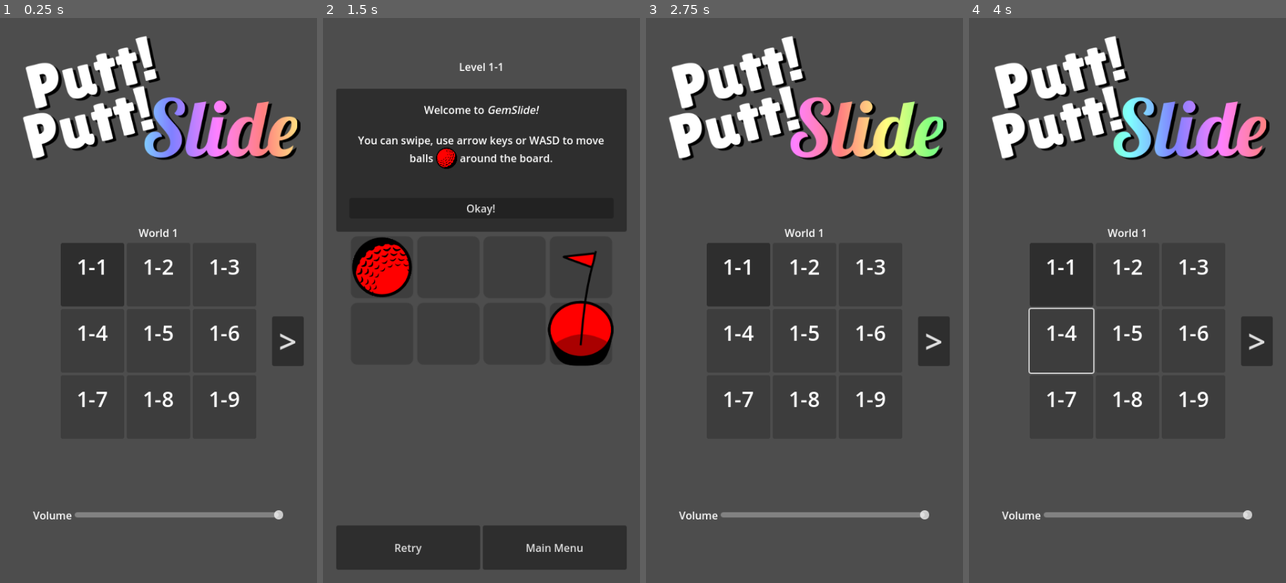
Above: before the commit, frames 1-4 (left to right).
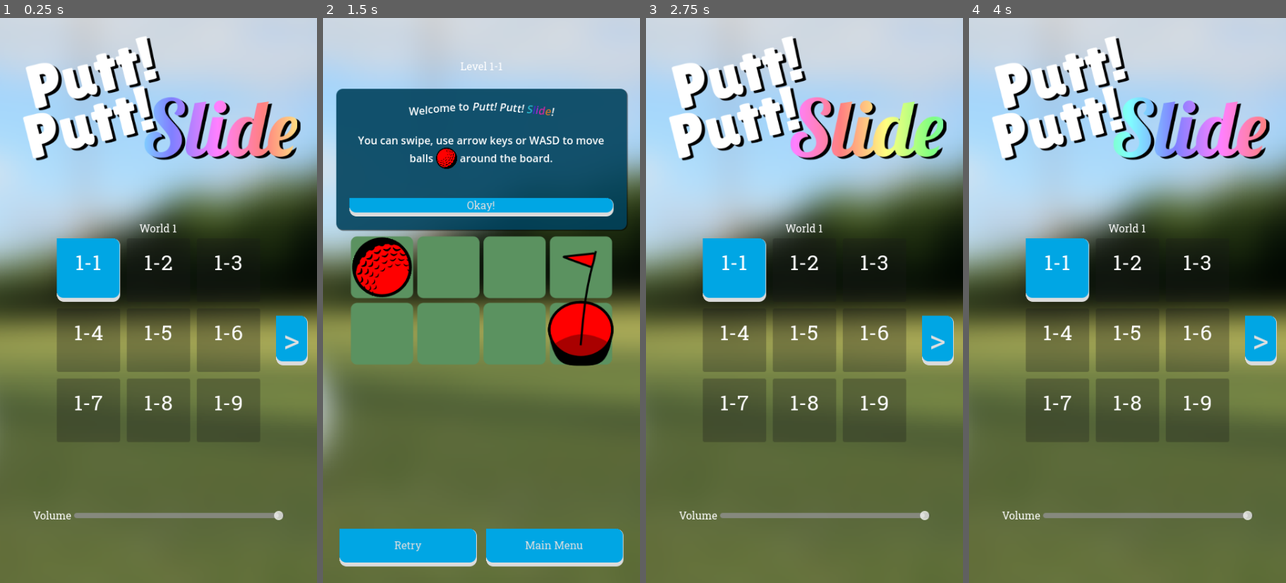
Above: after the commit, the same moments.

Repository: twincannon/GemSlide
Game: Godot game, scene res://scenes/main_menu.tscn
Two runs of this game, one before a commit and one after it. Both use one fixed random seed, a clock stepped at 60 frames per second and the inputs below.
Inputs (mouse positions are in pixels of both pictures, inside the frame that each line leads up to; where the layout moved, square brackets give the same spot in the first picture):
- Up to frame 1 (0.25 s): no input
- Up to frame 2 (1.5 s): click (411, 272) [414, 272] at 0.5 s; click "Retry" at 1.25 s
- Up to frame 3 (2.75 s): click "Main Menu" at 2 s
- Up to frame 4 (4 s): move the mouse to (1197, 272) at 2.77 s; hold D (right) 2.78-3.53 s; click (1197, 272) at 2.85 s; move the mouse to (1064, 328) at 3.52 s; hold S (down) from 3.53 s (still down); click (1064, 328) at 3.6 s

The runs differ from the first frame. In frame 1, 86% of the frame differs, in the area x 0-100%, y 0-100%; in frame 2, 92%; in frame 3, 86%; in frame 4, 86%.

Commit message:
ui theme, cursor, trees

Diff:
--- /dev/null
+++ b/assets/art/ui/themes/base_theme.tres
@@ -0,0 +1,52 @@
+[gd_resource type="Theme" load_steps=7 format=3 uid="uid://jq1fudyx08mp"]
+
+[ext_resource type="FontFile" uid="uid://cx3cecwmtn5d" path="res://assets/art/ui/fonts/RobotoSlab.ttf" id="1_0cgmw"]
+
+[sub_resource type="StyleBoxFlat" id="StyleBoxFlat_k4hc1"]
+bg_color = Color(0.6, 0.6, 0.6, 0)
+
+[sub_resource type="StyleBoxFlat" id="StyleBoxFlat_70n8i"]
+bg_color = Color(0, 0.501961, 0.694118, 1)
+border_width_right = 1
+border_width_bottom = 3
+corner_radius_top_right = 10
+corner_radius_bottom_right = 10
+corner_radius_bottom_left = 10
+
+[sub_resource type="StyleBoxFlat" id="StyleBoxFlat_q1v8r"]
+bg_color = Color(0, 0.65098, 0.894118, 1)
+border_width_right = 1
+border_width_bottom = 6
+border_color = Color(0.862745, 0.862745, 0.862745, 1)
+corner_radius_top_right = 10
+corner_radius_bottom_right = 10
+corner_radius_bottom_left = 10
+shadow_color = Color(0, 0, 0, 1)
+shadow_offset = Vector2(5, 5)
+
+[sub_resource type="StyleBoxFlat" id="StyleBoxFlat_da3ed"]
+bg_color = Color(0, 0.278431, 0.396078, 1)
+border_width_right = 1
+border_width_bottom = 1
+corner_radius_top_right = 10
+corner_radius_bottom_right = 10
+corner_radius_bottom_left = 10
+
+[sub_resource type="StyleBoxFlat" id="StyleBoxFlat_ocnau"]
+bg_color = Color(0, 0.290196, 0.411765, 0.784314)
+corner_radius_top_left = 10
+corner_radius_top_right = 10
+corner_radius_bottom_right = 10
+corner_radius_bottom_left = 10
+shadow_color = Color(0, 0, 0, 0.52549)
+shadow_size = 1
+shadow_offset = Vector2(1, 1)
+
+[resource]
+Button/fonts/font = ExtResource("1_0cgmw")
+Button/styles/focus = SubResource("StyleBoxFlat_k4hc1")
+Button/styles/hover = SubResource("StyleBoxFlat_70n8i")
+Button/styles/normal = SubResource("StyleBoxFlat_q1v8r")
+Button/styles/pressed = SubResource("StyleBoxFlat_da3ed")
+Label/fonts/font = ExtResource("1_0cgmw")
+PanelContainer/styles/panel = SubResource("StyleBoxFlat_ocnau")
--- a/data/base_theme.tres
+++ /dev/null
@@ -1,7 +0,0 @@
-[gd_resource type="Theme" load_steps=2 format=3 uid="uid://cot7hltbda8d1"]
-
-[sub_resource type="StyleBoxFlat" id="StyleBoxFlat_nqxxj"]
-bg_color = Color(0.568627, 0.521569, 1, 1)
-
-[resource]
-Button/styles/normal = SubResource("StyleBoxFlat_nqxxj")
--- a/project.godot
+++ b/project.godot
@@ -31,6 +31,7 @@
 window/size/viewport_width=480
 window/size/viewport_height=854
 window/handheld/orientation=1
+mouse_cursor/custom_image="res://assets/art/ui/golfball_cursor.png"
 
 [input]
 
--- a/scenes/entities/tile_blocker.tscn
+++ b/scenes/entities/tile_blocker.tscn
@@ -1,12 +1,12 @@
 [gd_scene load_steps=3 format=3 uid="uid://cdrrwk8khi0eh"]
 
 [ext_resource type="Script" path="res://scripts/entities/tileblocker.gd" id="1_e82wy"]
-[ext_resource type="Texture2D" uid="uid://drlrkfavsjxqm" path="res://assets/art/tile.png" id="2_vyw7n"]
+[ext_resource type="Texture2D" uid="uid://do6843m6w42sw" path="res://assets/art/tree.png" id="2_dbvhy"]
 
 [node name="Tile" type="Node2D"]
 script = ExtResource("1_e82wy")
 
 [node name="TileSprite" type="Sprite2D" parent="."]
-modulate = Color(0.0784314, 0.0784314, 0.0784314, 1)
-scale = Vector2(0.9, 0.9)
-texture = ExtResource("2_vyw7n")
+z_index = 100
+position = Vector2(0, -64)
+texture = ExtResource("2_dbvhy")
--- a/scenes/game.tscn
+++ b/scenes/game.tscn
@@ -1,6 +1,8 @@
-[gd_scene load_steps=2 format=3 uid="uid://cjotdf84upxhu"]
+[gd_scene load_steps=4 format=3 uid="uid://cjotdf84upxhu"]
 
 [ext_resource type="Script" path="res://scripts/game.gd" id="1_m1u8a"]
+[ext_resource type="Texture2D" uid="uid://p86rljek5lax" path="res://assets/art/background.png" id="2_o47of"]
+[ext_resource type="Theme" uid="uid://jq1fudyx08mp" path="res://assets/art/ui/themes/base_theme.tres" id="2_vs7lu"]
 
 [node name="Game" type="Node2D"]
 y_sort_enabled = true
@@ -16,6 +18,7 @@
 anchor_bottom = 1.0
 grow_horizontal = 2
 grow_vertical = 2
+theme = ExtResource("2_vs7lu")
 
 [node name="GridPos" type="Control" parent="Canvas/HUD"]
 unique_name_in_owner = true
@@ -204,12 +207,28 @@
 [node name="HBoxContainer" type="HBoxContainer" parent="Canvas/HUD/MarginContainer2"]
 layout_mode = 2
 
-[node name="HUDRetryButton" type="Button" parent="Canvas/HUD/MarginContainer2/HBoxContainer"]
+[node name="MarginContainer2" type="MarginContainer" parent="Canvas/HUD/MarginContainer2/HBoxContainer"]
+layout_mode = 2
+size_flags_horizontal = 3
+theme_override_constants/margin_left = 5
+theme_override_constants/margin_top = 5
+theme_override_constants/margin_right = 5
+theme_override_constants/margin_bottom = 5
+
+[node name="HUDRetryButton" type="Button" parent="Canvas/HUD/MarginContainer2/HBoxContainer/MarginContainer2"]
 layout_mode = 2
 size_flags_horizontal = 3
 text = "Retry"
 
-[node name="HUDMainMenuButton" type="Button" parent="Canvas/HUD/MarginContainer2/HBoxContainer"]
+[node name="MarginContainer" type="MarginContainer" parent="Canvas/HUD/MarginContainer2/HBoxContainer"]
+layout_mode = 2
+size_flags_horizontal = 3
+theme_override_constants/margin_left = 5
+theme_override_constants/margin_top = 5
+theme_override_constants/margin_right = 5
+theme_override_constants/margin_bottom = 5
+
+[node name="HUDMainMenuButton" type="Button" parent="Canvas/HUD/MarginContainer2/HBoxContainer/MarginContainer"]
 layout_mode = 2
 size_flags_horizontal = 3
 text = "Main Menu"
@@ -230,10 +249,15 @@
 
 [node name="WonAudioPlayer" type="AudioStreamPlayer2D" parent="Audio"]
 attenuation = 1e-05
+
+[node name="Background" type="Sprite2D" parent="."]
+z_index = -999
+position = Vector2(250, 400)
+texture = ExtResource("2_o47of")
 
 [connection signal="pressed" from="Canvas/HUD/AspectRatioContainer/TutorialContainer/PanelContainer/VBoxContainer/MarginContainer2/TutOkButton" to="." method="_on_tut_ok_button_pressed"]
 [connection signal="pressed" from="Canvas/HUD/AspectRatioContainer2/ResultContainer/PanelContainer/VBoxContainer/MarginContainer2/ResultButtonsContainer/MainMenuButton" to="." method="_on_main_menu_button_pressed"]
 [connection signal="pressed" from="Canvas/HUD/AspectRatioContainer2/ResultContainer/PanelContainer/VBoxContainer/MarginContainer2/ResultButtonsContainer/RetryButton" to="." method="_on_retry_button_pressed"]
 [connection signal="pressed" from="Canvas/HUD/AspectRatioContainer2/ResultContainer/PanelContainer/VBoxContainer/MarginContainer2/ResultButtonsContainer/ContinueButton" to="." method="_on_continue_button_pressed"]
-[connection signal="pressed" from="Canvas/HUD/MarginContainer2/HBoxContainer/HUDRetryButton" to="." method="_on_hud_retry_button_pressed"]
-[connection signal="pressed" from="Canvas/HUD/MarginContainer2/HBoxContainer/HUDMainMenuButton" to="." method="_on_hud_main_menu_button_pressed"]
+[connection signal="pressed" from="Canvas/HUD/MarginContainer2/HBoxContainer/MarginContainer2/HUDRetryButton" to="." method="_on_hud_retry_button_pressed"]
+[connection signal="pressed" from="Canvas/HUD/MarginContainer2/HBoxContainer/MarginContainer/HUDMainMenuButton" to="." method="_on_hud_main_menu_button_pressed"]
--- a/scenes/levels/level01-01.tscn
+++ b/scenes/levels/level01-01.tscn
@@ -6,7 +6,7 @@
 [node name="level01-01" type="GridContainer"]
 columns = 4
 script = ExtResource("1_irwso")
-tutorial = "[center]Welcome to [i]GemSlide![/i]
+tutorial = "[center][wave amp=50.0 freq=5.0]Welcome to [i]Putt! Putt! [rainbow]Slide[/rainbow]![/i][/wave]
 
 You can swipe, use arrow keys or WASD to move balls [img width=32 height=32 color=#FF0000]res://assets/art/golfball.png[/img] around the board.[/center]"
 par_moves = 4
--- a/scenes/main_menu.tscn
+++ b/scenes/main_menu.tscn
@@ -1,10 +1,12 @@
-[gd_scene load_steps=7 format=3 uid="uid://b7jq05fdyacro"]
-
+[gd_scene load_steps=9 format=3 uid="uid://b7jq05fdyacro"]
+
+[ext_resource type="Theme" uid="uid://jq1fudyx08mp" path="res://assets/art/ui/themes/base_theme.tres" id="1_2uy37"]
 [ext_resource type="Script" path="res://scripts/main_menu.gd" id="1_tknb6"]
 [ext_resource type="PackedScene" uid="uid://dcltvo7cmcsjk" path="res://scenes/ui/volume_slider.tscn" id="2_40fn1"]
 [ext_resource type="Texture2D" uid="uid://l1x0uqwukw4h" path="res://assets/art/ui/logo_puttputt.png" id="3_x5qo3"]
 [ext_resource type="Texture2D" uid="uid://c16avejemao7f" path="res://assets/art/ui/logo_slide.png" id="4_irs0j"]
 [ext_resource type="Shader" path="res://shaders/logo_slide.gdshader" id="5_7vq0m"]
+[ext_resource type="Texture2D" uid="uid://p86rljek5lax" path="res://assets/art/background.png" id="6_0dvpg"]
 
 [sub_resource type="ShaderMaterial" id="ShaderMaterial_4250b"]
 shader = ExtResource("5_7vq0m")
@@ -19,7 +21,21 @@
 anchor_bottom = 1.0
 grow_horizontal = 2
 grow_vertical = 2
+theme = ExtResource("1_2uy37")
 script = ExtResource("1_tknb6")
+
+[node name="TextureRect" type="TextureRect" parent="."]
+layout_mode = 1
+anchors_preset = -1
+anchor_right = 1.0
+anchor_bottom = 1.0
+offset_left = -830.0
+offset_top = -118.0
+offset_right = 756.0
+offset_bottom = 94.0
+grow_horizontal = 2
+grow_vertical = 2
+texture = ExtResource("6_0dvpg")
 
 [node name="AspectRatioContainer" type="AspectRatioContainer" parent="."]
 layout_mode = 1
@@ -74,6 +90,8 @@
 [node name="LevelContainer" type="GridContainer" parent="AspectRatioContainer/CenterContainer/VBoxContainer/HBoxContainer"]
 unique_name_in_owner = true
 layout_mode = 2
+theme_override_constants/h_separation = 10
+theme_override_constants/v_separation = 10
 columns = 3
 metadata/_edit_use_anchors_ = true
 
@@ -147,18 +165,6 @@
 size_flags_vertical = 4
 bus_name = "Master"
 
-[node name="LogoPuttputt" type="Sprite2D" parent="."]
-visible = false
-position = Vector2(240.875, 127.25)
-scale = Vector2(0.75, 0.75)
-texture = ExtResource("3_x5qo3")
-
-[node name="LogoSlide" type="Sprite2D" parent="."]
-visible = false
-position = Vector2(240.875, 127.25)
-scale = Vector2(0.75, 0.75)
-texture = ExtResource("4_irs0j")
-
 [node name="Control" type="Control" parent="."]
 anchors_preset = 0
 anchor_right = 1.0
--- a/scripts/game.gd
+++ b/scripts/game.gd
@@ -79,6 +79,7 @@
 	var viewport_size = get_viewport().size
 	var scaled = Vector2(viewport_size) / ((tile_size * Vector2(grid_size)) + padding)
 	$GridAnchor.scale = Vector2(min(scaled.x, scaled.y),min(scaled.x, scaled.y))
+	$Background.position.x = viewport_size.x/2
 
 	#%TutorialContainer.add_theme_constant_override("margin_right", 20 if viewport_size.x < 1000 else 300)
 	#%TutorialContainer.add_theme_constant_override("margin_left", 20 if viewport_size.x < 1000 else 300)
Binary file added: assets/art/background.png
Not shown, added: assets/art/background.png.import
Binary file changed: assets/art/tile.png
Binary file added: assets/art/tree.png
Not shown, added: assets/art/tree.png.import
Binary file added: assets/art/ui/golfball_cursor.png
Not shown, added: assets/art/ui/golfball_cursor.png.import
Not shown, added: export_presets.cfg
